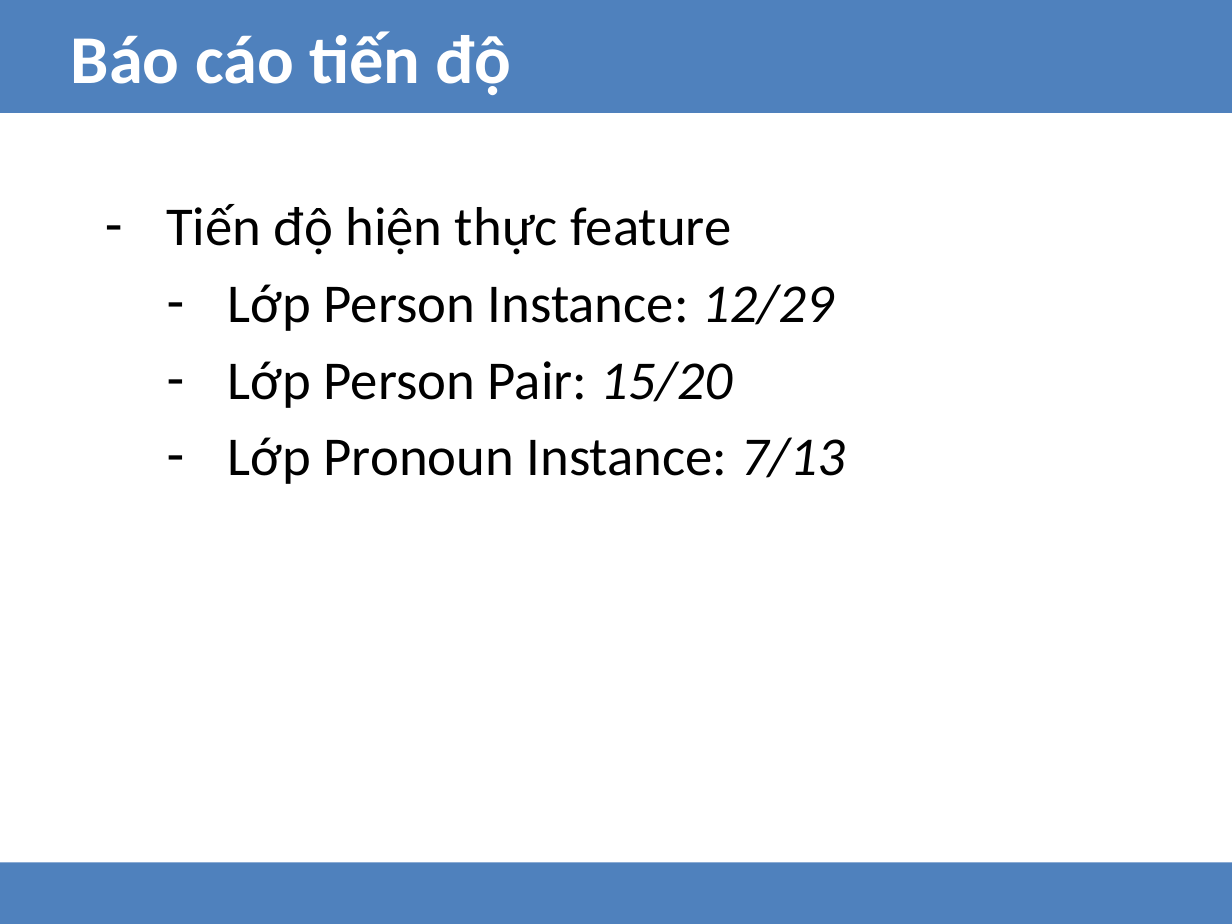
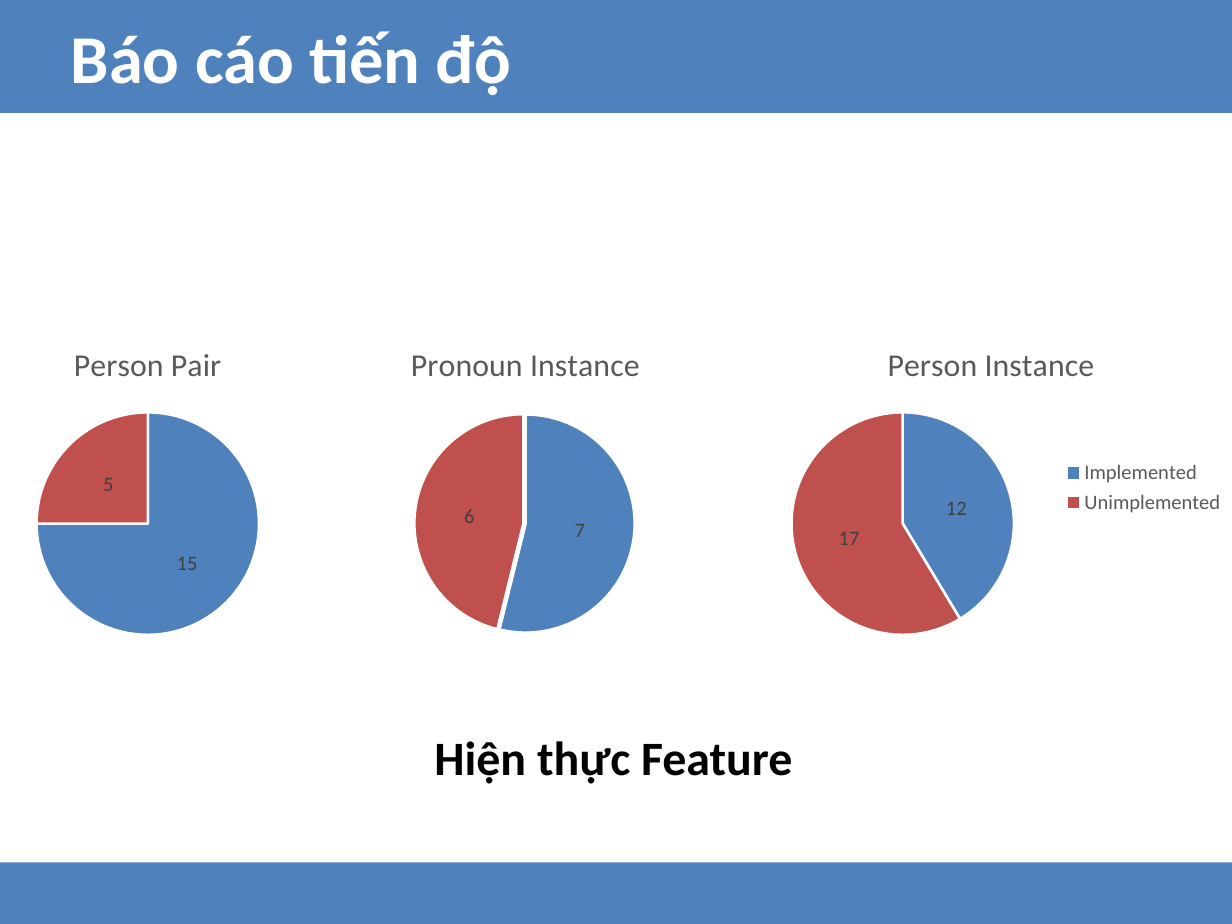
Before and after one commit to hungnd1475/graduate-thesis-hcmut-2015, a slide deck: slide 6 of reports/lvtn/presentation.pptx. Drawn at 1232x924 pixels with LibreOffice and Linux fonts; fonts in the diff are those of the drawing. Boxes give left, top, right and bottom in pixels: in the first picture for what was removed or moved away, otherwise in the second. Text is boxed around its words. In the diff, an @@ line names an element or a change of style, - is before the commit and + after.

```diff
--- a/reports/lvtn/presentation.pptx
+++ b/reports/lvtn/presentation.pptx
@@ text removed at (x1=166, y1=204, x2=845, y2=484) @@
-– Tiến độ hiện thực feature
-  – Lớp Person Instance: 12/29
-  – Lớp Person Pair: 15/20
-  – Lớp Pronoun Instance: 7/13
@@ pie chart added at (x1=0, y1=323, x2=394, y2=652) @@
+title "Person Pair"
+categories: 1, 2
+Person Pair: 15, 5, -, -
@@ pie chart added at (x1=280, y1=323, x2=772, y2=652) @@
+title "Pronoun Instance"
+categories: 1, 2
+Pronoun Instance: 7, 6, -, -
@@ pie chart added at (x1=745, y1=323, x2=1232, y2=652) @@
+title "Person Instance"
+categories: Implemented, Unimplemented
+Person Instance: 12, 17
@@ text added at (x1=434, y1=741, x2=792, y2=784), 28 pt, text #000000, bold @@
+Hiện thực Feature
```
Also in this commit, not shown: 3 other slides changed.
